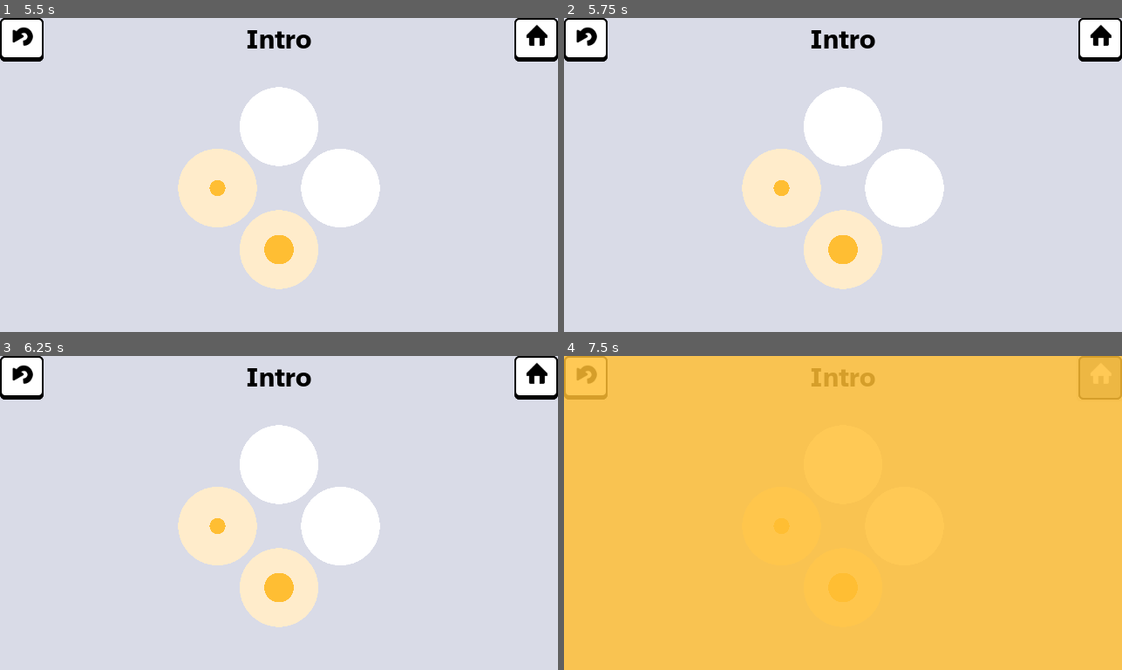
Above: before the commit, frames 1-4 (two rows, left to right).
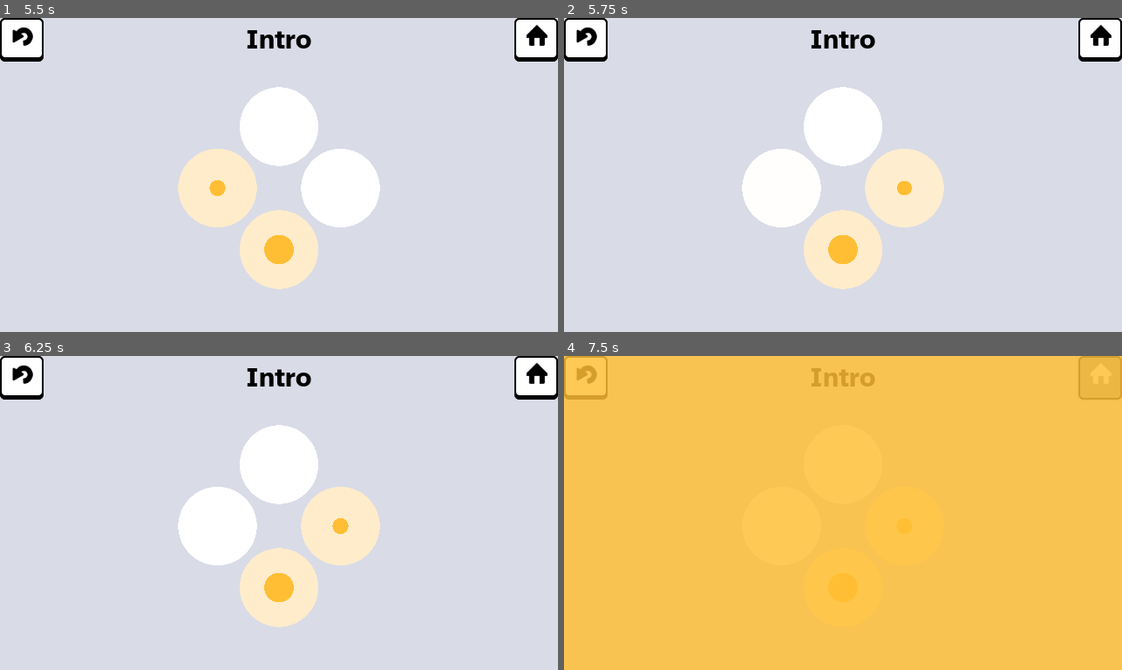
Above: after the commit, the same moments.

Repository: daviddegelder/Holey
Game: Godot game, scene res://main.tscn
Two runs of this game, one before a commit and one after it. Both use one fixed random seed, a clock stepped at 60 frames per second and the inputs below.
Inputs (mouse positions are in pixels of both pictures, inside the frame that each line leads up to):
- Up to frame 1 (5.5 s): tap Enter (Select) at 0.5, 0.6, 2.1, 3.5, 4.35 s; move the mouse to (401, 159) at 0.52 s; hold Keypad 6 (East) 0.53-1.25 s; click (401, 159) at 0.67 s; drag from (167, 190) to (251, 237) at 1.27 s; tap Space at 2, 5 s; move the mouse to (334, 105) at 2.02 s; hold Keypad 6 (East) 2.03-2.75 s; click (334, 105) at 2.17 s; click (535, 39) at 2.75 s; drag from (251, 237) to (111, 127) at 3.52 s; move the mouse to (446, 222) at 4.27 s; hold Keypad 7 (NorthWest) 4.28-5 s; click (446, 222) at 4.42 s; drag from (111, 127) to (279, 187) at 5.02 s
- Up to frame 2 (5.75 s): no input
- Up to frame 3 (6.25 s): move the mouse to (306, 513) at 5.77 s; hold Keypad 2 (South) from 5.78 s (still down); tap Enter (Select) at 5.85 s; click (306, 513) at 5.92 s
- Up to frame 4 (7.5 s): release Keypad 2 (South) at 6.5 s; tap Enter (Select) at 6.5 s; drag from (759, 434) to (731, 528) at 6.52 s; click (1099, 377) at 7.25 s

Frame 1 is identical in both runs. In frame 2, 5.6% of the frame differs, in the area x 31-69%, y 41-67%; in frame 3, 5.6%; in frame 4, 0.2%.

Commit message:
fix swipe controls

Diff:
--- a/UI/fill_screen_animation.gd
+++ b/UI/fill_screen_animation.gd
@@ -1,7 +1,9 @@
 extends Node2D
+signal return_pressed
 
 func play():
 	$AnimationPlayer.play("Grow")
 
 func _on_return_pressed():
 	$AnimationPlayer.play("Shrink")
+	return_pressed.emit()
--- a/UI/ui.tscn
+++ b/UI/ui.tscn
@@ -37,7 +37,7 @@
 grow_horizontal = 2
 grow_vertical = 2
 pivot_offset = Vector2(320, 180)
-mouse_filter = 1
+mouse_filter = 2
 script = ExtResource("1_hat8c")
 landscape_layout = NodePath("HBoxContainer")
 portrait_layout = NodePath("VBoxContainer")
@@ -90,6 +90,7 @@
 layout_mode = 2
 size_flags_horizontal = 3
 size_flags_vertical = 3
+mouse_filter = 2
 
 [node name="Top" type="Control" parent="Control/HBoxContainer/VBoxContainer"]
 custom_minimum_size = Vector2(0, 50)
@@ -112,6 +113,7 @@
 [node name="Middle" type="Control" parent="Control/HBoxContainer/VBoxContainer"]
 layout_mode = 2
 size_flags_vertical = 3
+mouse_filter = 2
 
 [node name="PuzzleContainer" type="Control" parent="Control/HBoxContainer/VBoxContainer/Middle"]
 unique_name_in_owner = true
@@ -123,7 +125,7 @@
 grow_vertical = 2
 size_flags_horizontal = 3
 size_flags_vertical = 3
-mouse_filter = 1
+mouse_filter = 2
 
 [node name="RectScale2D" type="Area2D" parent="Control/HBoxContainer/VBoxContainer/Middle/PuzzleContainer" node_paths=PackedStringArray("container", "target")]
 unique_name_in_owner = true
@@ -215,10 +217,12 @@
 layout_mode = 2
 size_flags_horizontal = 3
 size_flags_vertical = 3
+mouse_filter = 2
 
 [node name="Middle" type="Control" parent="Control/VBoxContainer/VBoxContainer"]
 layout_mode = 2
 size_flags_vertical = 3
+mouse_filter = 2
 
 [node name="Bottom Margin" type="Control" parent="Control/VBoxContainer/VBoxContainer"]
 custom_minimum_size = Vector2(0, 20)
--- a/main.gd
+++ b/main.gd
@@ -42,5 +42,10 @@
 
 
 func _on_level_select_all_completed(position):
+	level_select_layer.process_mode = Node.PROCESS_MODE_DISABLED
 	$Transition/FillScreenAnimation.global_position = position
 	$Transition/FillScreenAnimation.play()
+
+
+func _on_fill_screen_animation_return_pressed():
+	level_select_layer.process_mode = Node.PROCESS_MODE_INHERIT
--- a/main.tscn
+++ b/main.tscn
@@ -69,14 +69,16 @@
 visible = false
 
 [node name="PuzzleUI" parent="Puzzle" instance=ExtResource("1_0xm2m")]
+mouse_filter = 2
 
 [node name="LevelSelect" type="CanvasLayer" parent="."]
 follow_viewport_enabled = true
 
 [node name="LevelSelect2" parent="LevelSelect" instance=ExtResource("2_h2yge")]
+mouse_filter = 2
 
 [node name="RectangleScale2D" parent="LevelSelect/LevelSelect2/CenterContainer" index="0"]
-scale = Vector2(1.35338, 1.35338)
+scale = Vector2(1.3533834, 1.3533834)
 
 [node name="Intro" parent="LevelSelect/LevelSelect2/CenterContainer/RectangleScale2D/LevelSelect" index="1" node_paths=PackedStringArray("neighbours")]
 neighbours = {
@@ -244,6 +246,7 @@
 [connection signal="puzzle_complete" from="Puzzle/PuzzleUI" to="LevelSelect/LevelSelect2/CenterContainer/RectangleScale2D/LevelSelect" method="_on_puzzle_ui_puzzle_complete"]
 [connection signal="all_completed" from="LevelSelect/LevelSelect2/CenterContainer/RectangleScale2D/LevelSelect" to="." method="_on_level_select_all_completed"]
 [connection signal="level_selected" from="LevelSelect/LevelSelect2/CenterContainer/RectangleScale2D/LevelSelect" to="." method="_on_level_select_level_selected"]
+[connection signal="return_pressed" from="Transition/FillScreenAnimation" to="." method="_on_fill_screen_animation_return_pressed"]
 
 [editable path="LevelSelect/LevelSelect2"]
 [editable path="Transition/FillScreenAnimation"]
